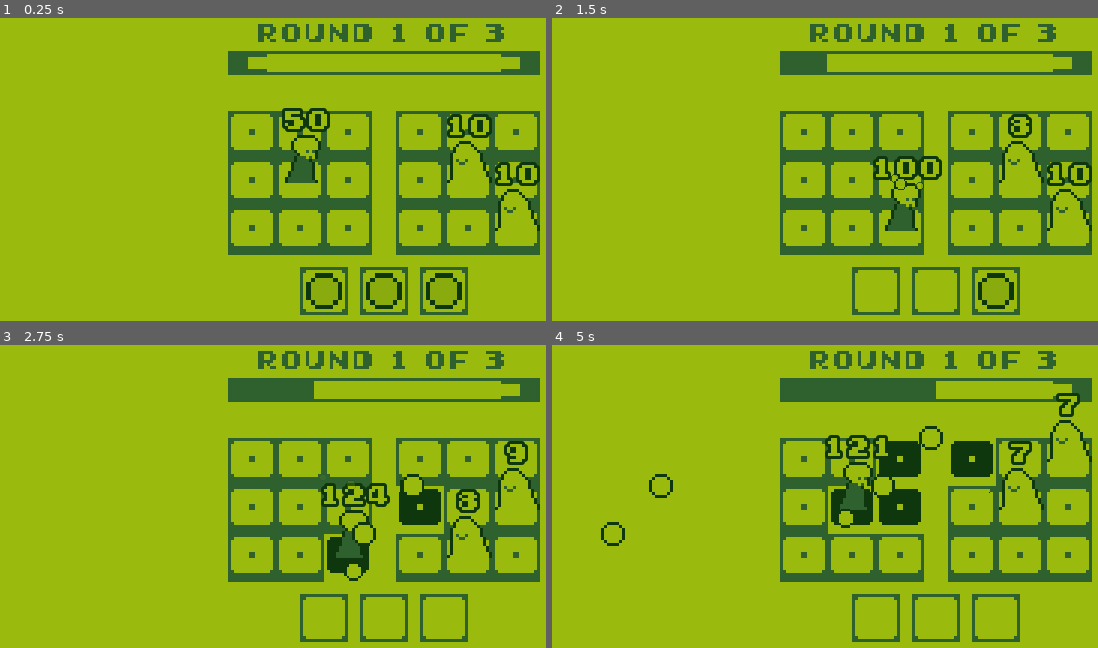
Above: before the commit, frames 1-4 (two rows, left to right).
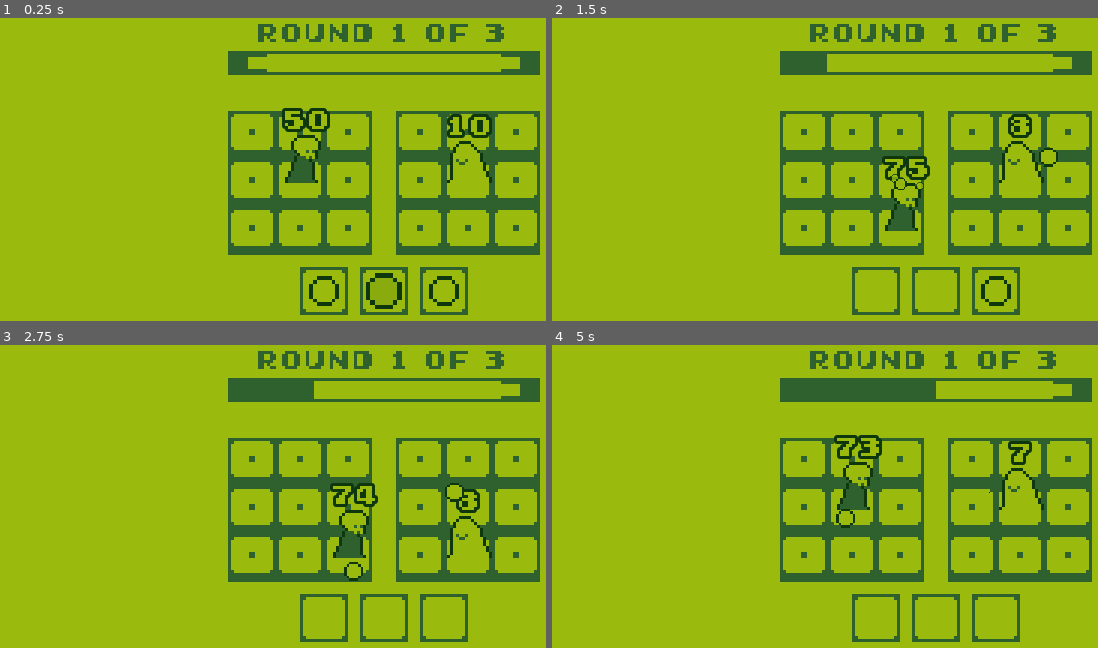
Above: after the commit, the same moments.

Repository: myshmeh/skullmanQuitsAJob
Game: Godot game, scene res://scenes/BattleField.tscn
Same seed, same stepped clock (60 frames per second), same inputs: the game is played once before the commit and once after it.
Inputs:
- Up to frame 1 (0.25 s): no input
- Up to frame 2 (1.5 s): tap Enter (ui_accept) at 0.5, 0.77 s; hold Right (ui_right) 0.53-1.28 s; tap Z (use_item) at 0.6, 1.35 s; hold Down (ui_down) from 1.28 s (still down)
- Up to frame 3 (2.75 s): tap Enter (ui_accept) at 1.52 s; release Down (ui_down) at 2.03 s; hold Right (ui_right) from 2.03 s (still down); tap Z (use_item) at 2.1 s
- Up to frame 4 (5 s): release Right (ui_right) at 2.78 s; hold Up (ui_up) 2.78-3.53 s; tap Z (use_item) at 2.85, 3.6, 4.35 s; tap Enter (ui_accept) at 3.02, 3.77, 4.52 s; hold Left (ui_left) from 3.53 s (still down)

The runs differ from the first frame. In frame 1, 1.3% of the frame differs, in the area x 56-99%, y 47-97%; in frame 2, 1.7%; in frame 3, 3.7%; in frame 4, 6.2%, in the area x 8-99%, y 15-67%.

Commit message:
added bomb, prevented from slime spit attacking through player

Diff:
--- a/scenes/BattleField.tscn
+++ b/scenes/BattleField.tscn
@@ -44,8 +44,3 @@
 
 [node name="Slime" parent="EnemyWrapper" instance=ExtResource( 6 )]
 position = Vector2( 156, 80 )
-
-[node name="Slime2" parent="EnemyWrapper" instance=ExtResource( 6 )]
-position = Vector2( 172, 96 )
-start_pure_position_x = 2
-start_pure_position_y = 2
--- a/scenes/BattleFieldTile2.tscn
+++ b/scenes/BattleFieldTile2.tscn
@@ -1,7 +1,6 @@
 [gd_scene load_steps=2 format=2]
 
 [ext_resource path="res://images/environmentals/battle_field_tile2.png" type="Texture" id=1]
-
 
 [node name="BattleFieldTile2" type="Node2D"]
 
--- /dev/null
+++ b/scenes/Bomb.tscn
@@ -0,0 +1,26 @@
+[gd_scene load_steps=4 format=2]
+
+[ext_resource path="res://scenes/Item.tscn" type="PackedScene" id=1]
+[ext_resource path="res://scripts/Bomb.gd" type="Script" id=2]
+[ext_resource path="res://images/environmentals/explosion_bit1.png" type="Texture" id=3]
+
+[node name="Bomb" instance=ExtResource( 1 )]
+script = ExtResource( 2 )
+
+[node name="Sprite" type="Sprite" parent="ItemInUI" index="0"]
+position = Vector2( 5.96046e-08, 5.96046e-08 )
+scale = Vector2( 1.25, 1.25 )
+texture = ExtResource( 3 )
+
+[node name="Bomb" type="Node2D" parent="ItemInBattleField" index="0"]
+
+[node name="Sprite" type="Sprite" parent="ItemInBattleField/Bomb" index="0"]
+position = Vector2( 0, 5.96046e-08 )
+scale = Vector2( 0.796875, 0.796875 )
+texture = ExtResource( 3 )
+
+[node name="Target" type="Position2D" parent="ItemInBattleField" index="1"]
+position = Vector2( 56, 0 )
+
+[node name="Top" type="Position2D" parent="ItemInBattleField" index="2"]
+position = Vector2( 28, -24 )
--- /dev/null
+++ b/scenes/CollidableExplosion.tscn
@@ -0,0 +1,32 @@
+[gd_scene load_steps=5 format=2]
+
+[ext_resource path="res://scripts/CollidableExplosion.gd" type="Script" id=1]
+[ext_resource path="res://scenes/Explosion.tscn" type="PackedScene" id=2]
+
+[sub_resource type="GDScript" id=2]
+script/source = "extends \"res://scripts/Damagable.gd\"
+
+onready var collision_shape_2d = $CollisionShape2D
+
+func do_after_damaged():
+	collision_shape_2d.set_deferred(\"disabled\", true)
+"
+
+[sub_resource type="RectangleShape2D" id=1]
+extents = Vector2( 7, 7 )
+
+[node name="CollidableExplosion" instance=ExtResource( 2 )]
+script = ExtResource( 1 )
+
+[node name="Particles2D" parent="." index="0"]
+position = Vector2( 0, 4 )
+amount = 8
+
+[node name="RigidBody2D" type="RigidBody2D" parent="." index="1"]
+collision_mask = 6
+mode = 3
+script = SubResource( 2 )
+power = 5
+
+[node name="CollisionShape2D" type="CollisionShape2D" parent="RigidBody2D" index="0"]
+shape = SubResource( 1 )
--- /dev/null
+++ b/scenes/Damagable.tscn
@@ -0,0 +1,6 @@
+[gd_scene load_steps=2 format=2]
+
+[ext_resource path="res://scripts/Damagable.gd" type="Script" id=1]
+
+[node name="Damagable" type="RigidBody2D"]
+script = ExtResource( 1 )
--- a/scenes/Enemy.tscn
+++ b/scenes/Enemy.tscn
@@ -11,10 +11,9 @@
 outline_size = 1
 font_data = ExtResource( 2 )
 
-[node name="Enemy" type="RigidBody2D"]
+[node name="Enemy" type="Area2D"]
 collision_layer = 2
 collision_mask = 0
-mode = 3
 script = ExtResource( 1 )
 
 [node name="Sprite" type="Sprite" parent="."]
@@ -36,3 +35,4 @@
 __meta__ = {
 "_edit_use_anchors_": false
 }
+[connection signal="body_entered" from="." to="." method="_on_Enemy_body_entered"]
--- a/scenes/Slime.tscn
+++ b/scenes/Slime.tscn
@@ -19,5 +19,4 @@
 [node name="LifeIndicator" parent="." index="3"]
 margin_top = -27.9002
 margin_bottom = -13.9002
-custom_colors/font_outline_modulate = Color( 0.0588235, 0.219608, 0.0588235, 1 )
 [connection signal="timeout" from="MoveTImer" to="." method="_on_MoveTimer_timeout"]
--- a/scripts/BattleField.gd
+++ b/scripts/BattleField.gd
@@ -9,6 +9,7 @@
 onready var explosion_particle = preload("res://scenes/Explosion.tscn")
 onready var win_message = preload("res://scenes/WinMessage.tscn")
 onready var potion = preload("res://scenes/Potion.tscn")
+onready var bomb = preload("res://scenes/Bomb.tscn")
 var won: bool
 var items: Array
 
@@ -24,7 +25,7 @@
 		enemy.position = enemy.amplify_pure_position(enemy.pure_position, enemy.offset_position, Global.TILE_WIDTH)
 		enemy.connect("enemy_dead", self, "on_Enemy_enemy_dead")
 	won = false
-	set_items([potion, potion, potion])
+	set_items([bomb, potion, bomb])
 
 func _process(delta):
 	if enemy_wrapper.get_child_count() == 0 && !won:
--- a/scripts/BattleFieldTile.gd
+++ b/scripts/BattleFieldTile.gd
@@ -9,7 +9,8 @@
 
 func _on_BattleFieldTile_body_entered(body):
 	rigid_body_collision_shape.set_deferred("disabled", false)
-	rigid_body.power = body.power
+	rigid_body.set_power(body.power)
+	rigid_body.set_damage_delegator(body)
 	animated_sprite.play("attacked")
 
 func _on_BattleFieldTile_body_exited(body):
--- a/scripts/BattleFieldTileRigidBody2D.gd
+++ b/scripts/BattleFieldTileRigidBody2D.gd
@@ -1,9 +1,15 @@
-extends RigidBody2D
+extends "res://scripts/Damagable.gd"
 
-var power: int
+var damage_delegator: Node2D = null
 
-func _ready():
-	power = 0
+func set_damage_delegator(value: Node2D):
+	damage_delegator = value
 
-#func _process(delta):
-#	pass
+func set_power(value: int):
+	power = value
+
+func do_after_damaged():
+	if damage_delegator == null:
+		printerr("damage_delegator is not set. yse 'set_damage_delegator()' to set it.")
+		return
+	damage_delegator.queue_free()
--- /dev/null
+++ b/scripts/Bomb.gd
@@ -0,0 +1,40 @@
+extends "res://scripts/Item.gd"
+
+onready var explosion = preload("res://scenes/CollidableExplosion.tscn")
+onready var target = $ItemInBattleField/Target
+onready var top = $ItemInBattleField/Top
+onready var bomb = $ItemInBattleField/Bomb
+export var thrown_duration: float = 1.0
+var thrown: bool
+var elapsed: float
+
+func _ready():
+	thrown = false
+	elapsed = 0.0
+	item_in_battle_field.visible = false
+	item_in_ui.visible = true
+
+func _process(delta):
+	if !thrown:
+		return
+	elapsed += delta
+	if elapsed > thrown_duration:
+		bomb.position = target.position
+		land()
+		return
+	var elapsed_rate: float = elapsed / thrown_duration
+	bomb.position.x = target.position.x * elapsed_rate
+	bomb.position.y = top.position.y * sin(PI * elapsed_rate)
+
+func use(player: Node2D):
+	item_in_battle_field.visible = true
+	item_in_battle_field.global_position = player.global_position
+	item_in_ui.visible = false
+	thrown = true
+
+func land():
+	for n in range(3):
+		var x = bomb.global_position.x
+		var y = bomb.global_position.y - Global.TILE_WIDTH + Global.TILE_WIDTH * n
+		Global.instantiate_node(explosion, Vector2(x, y))
+	queue_free()
--- /dev/null
+++ b/scripts/CollidableExplosion.gd
@@ -0,0 +1 @@
+extends "res://scripts/Explosion.gd"
--- /dev/null
+++ b/scripts/Damagable.gd
@@ -0,0 +1,9 @@
+extends RigidBody2D
+
+export var power: int = 1
+
+func get_power():
+	return power
+
+func do_after_damaged():
+	pass
--- a/scripts/Enemy.gd
+++ b/scripts/Enemy.gd
@@ -1,4 +1,4 @@
-extends Node2D
+extends Area2D
 
 export var start_pure_position_x: int = 1
 export var start_pure_position_y: int = 1
@@ -43,3 +43,13 @@
 
 func apply_damage(life:int, damage: int) -> int:
 	return int(clamp(life - damage, 0, life_max))
+
+func _on_Enemy_body_entered(body):
+	if !body.has_method("get_power"):
+		printerr(body.name, " does not have a method 'get_power'. consider to extend the Damagable.gd script")
+		return
+	take_hit(body.get_power())
+	if !body.has_method("do_after_damaged"):
+		printerr(body.name, " does not have a method 'do_after_damaged'. consider to extend the Damagable.gd script")
+		return
+	body.do_after_damaged()
--- a/scripts/Player.gd
+++ b/scripts/Player.gd
@@ -60,7 +60,14 @@
 
 func _on_Player_body_entered(body):
 	emit_signal("attack_collided", position)
-	take_hit(body.power)
+	if !body.has_method("get_power"):
+		printerr(body.name, " does not have a method 'get_power'. consider to extend the Damagable.gd script")
+		return
+	take_hit(body.get_power())
+	if !body.has_method("do_after_damaged"):
+		printerr(body.name, " does not have a method 'do_after_damaged'. consider to extend the Damagable.gd script")
+		return
+	body.do_after_damaged()
 
 func take_hit(power: int):
 	life = apply_damage(life, power)
Not shown: 4 places in scenes/BattleFieldTile.tscn that only renumber resources
